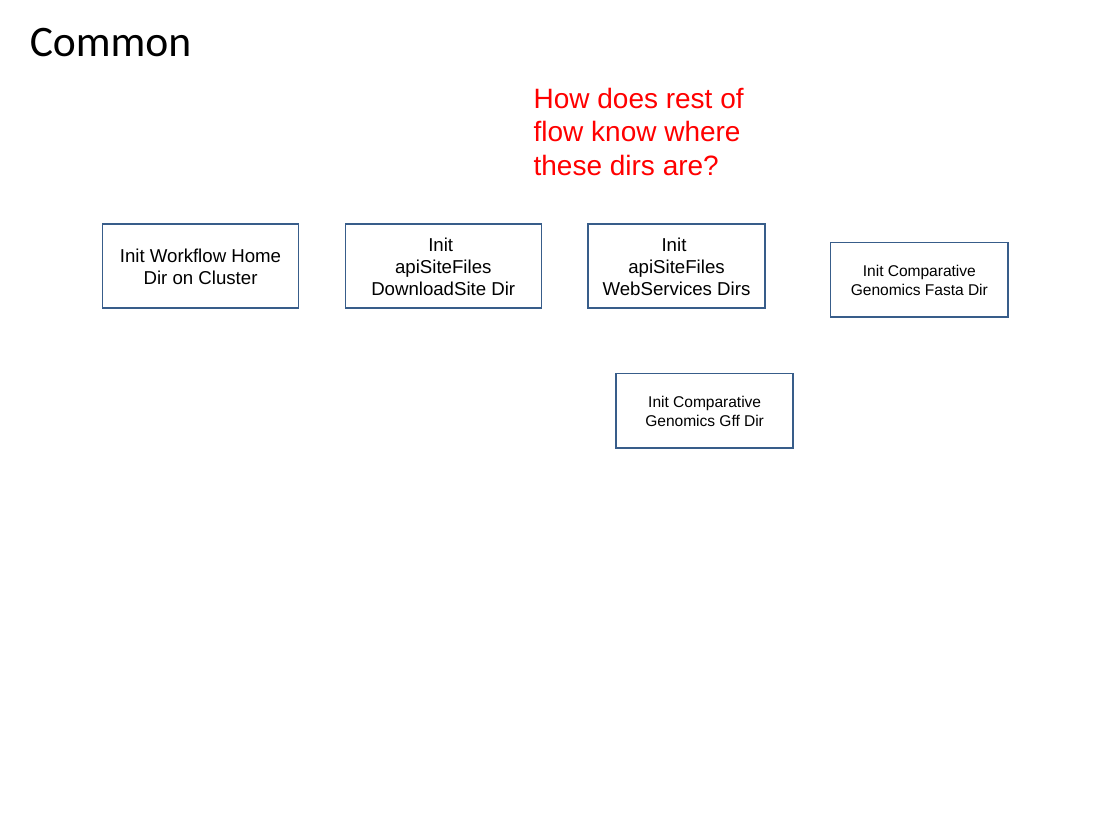
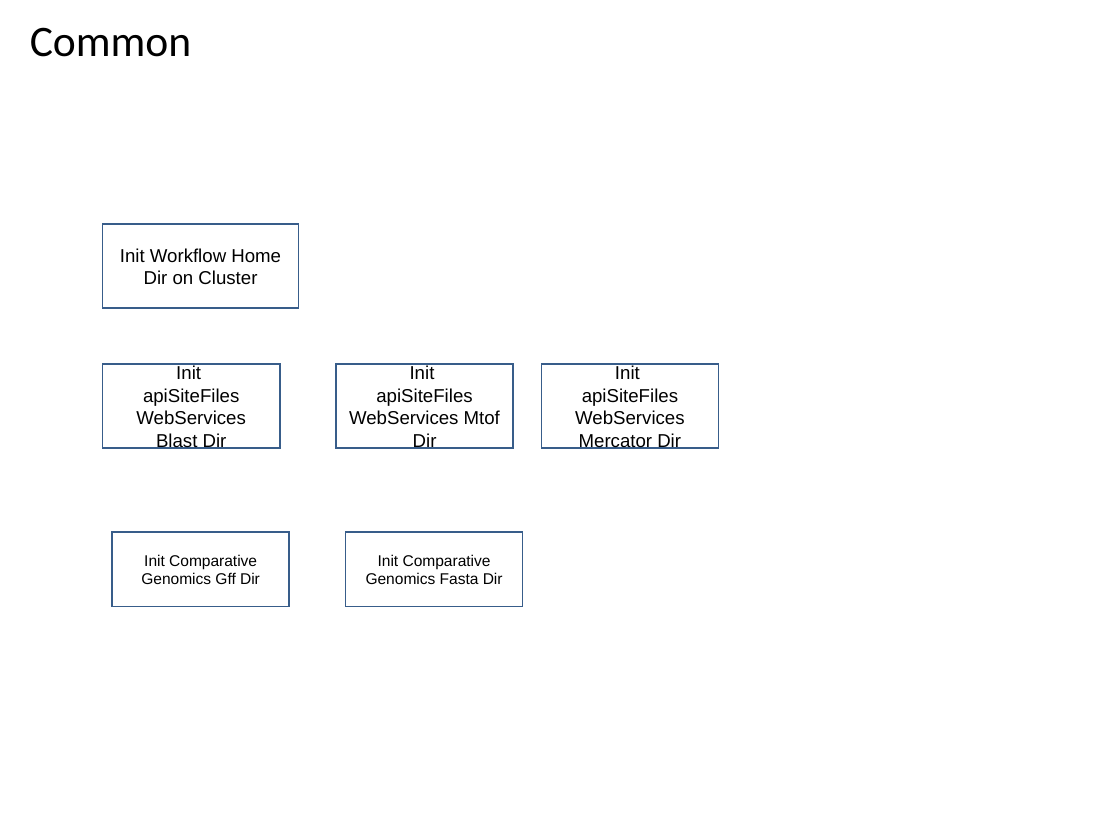
Before and after one commit to VEuPathDB/ApiCommonWorkflow, a slide deck: slide 4 of Main/doc/IntegratedWorkflow.ppt. Drawn at 1120x840 pixels with LibreOffice and Linux fonts; fonts in the diff are those of the drawing. Boxes give left, top, right and bottom in pixels: in the first picture for what was removed or moved away, otherwise in the second. Text is boxed around its words. In the diff, an @@ line names an element or a change of style, - is before the commit and + after.

```diff
--- a/Main/doc/IntegratedWorkflow.ppt
+++ b/Main/doc/IntegratedWorkflow.ppt
@@ text removed at [534, 87, 743, 176] @@
-How does rest of flow know where these dirs are?
@@ rectangle added at [103, 364, 280, 448], fill #FFFFFF, outline #385D8A 0.99 pt, 12 pt, text #000000 @@
+Init
+apiSiteFiles WebServices Blast Dir
@@ rectangle "Init": place and size @@
-rectangle "Init" at [345, 224, 541, 308]
+rectangle "Init" at [336, 364, 513, 448]
@@ text in rectangle at [349, 388, 500, 449]: text changed @@
-apiSiteFiles DownloadSite Dir
+apiSiteFiles WebServices Mtof Dir
@@ rectangle "Init": place and size @@
-rectangle "Init" at [588, 224, 765, 308]
+rectangle "Init" at [541, 364, 718, 448]
@@ text in rectangle at [575, 388, 684, 449]: text changed @@
-apiSiteFiles WebServices Dirs
+apiSiteFiles WebServices Mercator Dir
@@ rectangle "Init Comparative Genomics Gff Dir": place and size @@
-rectangle "Init Comparative Genomics Gff Dir" at [616, 373, 793, 448]
+rectangle "Init Comparative Genomics Gff Dir" at [112, 532, 289, 607]
@@ rectangle "Init Comparative Genomics Fasta Dir": place and size @@
-rectangle "Init Comparative Genomics Fasta Dir" at [831, 243, 1008, 318]
+rectangle "Init Comparative Genomics Fasta Dir" at [345, 532, 522, 607]
```
Also in this commit, not shown: 8 other slides changed.
